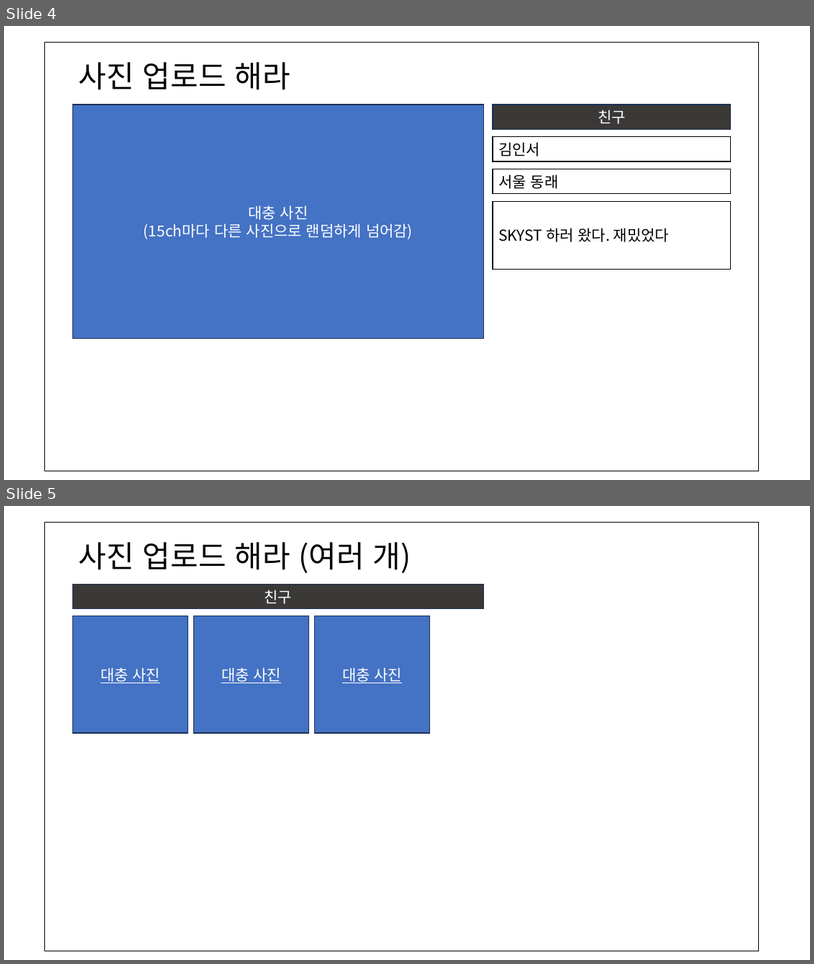
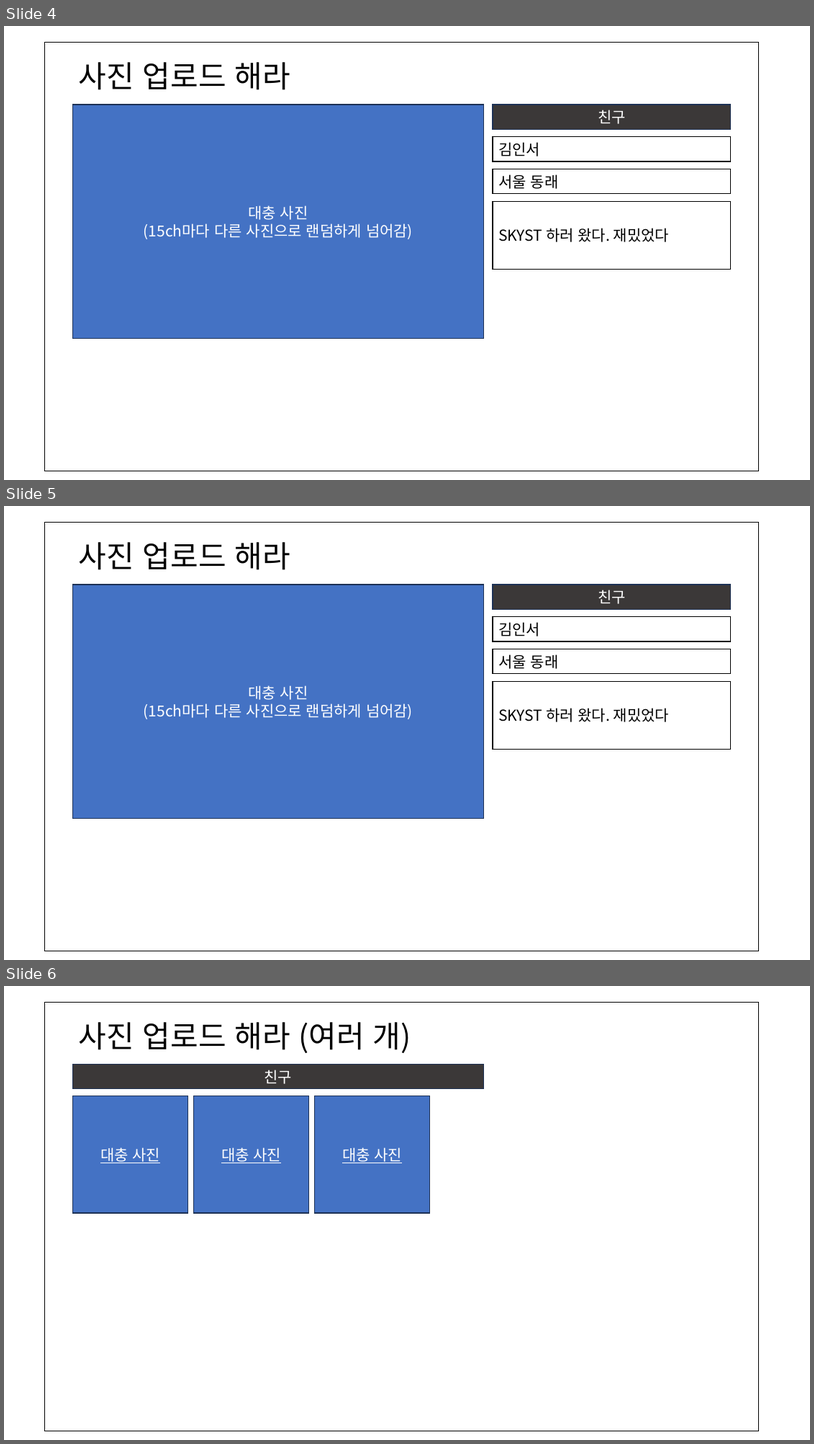
Before and after one commit to CSEneversleep/recoder-layout, a slide deck: layout.pptx. Shown one above the other, each under a label of ours: slides 4 and 5 before the commit, slides 4, 5 and 6 after it. The pictures are 814x964 and 814x1444 pixels, drawn with LibreOffice and Linux fonts; fonts in the diff are those of the drawing. Boxes give left, top, right and bottom in pixels: in the first picture for what was removed or moved away, otherwise in the second. Text is boxed around its words. In the diff, an @@ line names an element or a change of style, - is before the commit and + after.

```diff
--- a/layout.pptx
+++ b/layout.pptx
@@ slide 5 added at (4,506,810,960), background #FFFFFF @@
@@ rectangle added at (44,522,759,951), fill #FFFFFF, outline #000000 1 pt @@
@@ text added at (79,542,291,570), 36 pt, text #000000 @@
+사진 업로드 해라
@@ rectangle added at (73,584,484,818), fill #4472C4, outline #1E3256 1 pt, 18 pt, text #FFFFFF @@
+대충 사진
+(15ch마다 다른 사진으로 랜덤하게 넘어감)
@@ rounded rectangle added at (493,584,731,610), fill #3B3838, outline #1E3256 1 pt, 18 pt, text #FFFFFF @@
+친구
@@ rounded rectangle added at (493,617,731,641), fill #FFFFFF, outline #000000 1 pt, 18 pt, text #000000 @@
+김인서
@@ rounded rectangle added at (493,649,731,674), fill #FFFFFF, outline #000000 1 pt, 18 pt, text #000000 @@
+서울 동래
@@ rounded rectangle added at (493,682,731,749), fill #FFFFFF, outline #000000 1 pt, 18 pt, text #000000 @@
+SKYST 하러 왔다. 재밌었다
@@ what was slide 5 is now slide 6 @@
```
Also in this commit, not shown: 2 other files.
